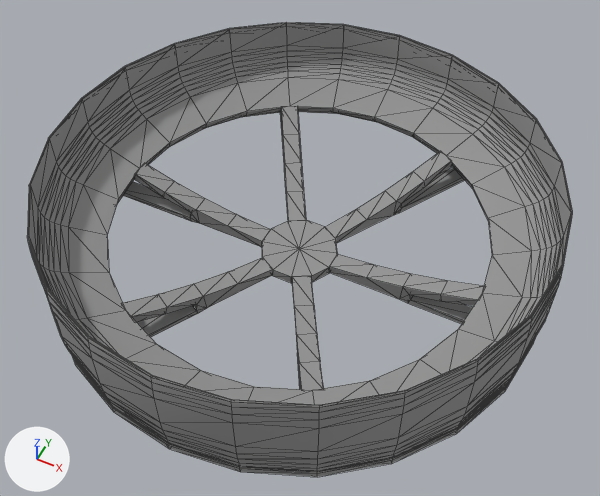
The COLLADA model Unity/Assets/Parts/CommandPodHeatShield/CommandPodHeatShieldShroud.DAE, before and after one commit.
Before and after are seen from a 50 mm camera at (1.29, -2.57, 2.96) aimed at (0.05, -0.1, -0.13). Every picture has the same lights, and +X, +Y and +Z are marked at lower left. Mesh edges are drawn as thin lines. Where no turn or scale is listed for an object, it has been applied to the vertices.

In view in the first picture: 'Shroud', 'ShroudHub', 'ShroudStrut001', 'ShroudStrut002', 'ShroudStrut003', 'ShroudStrut004', 'ShroudStrut005', 'ShroudStrut006'.
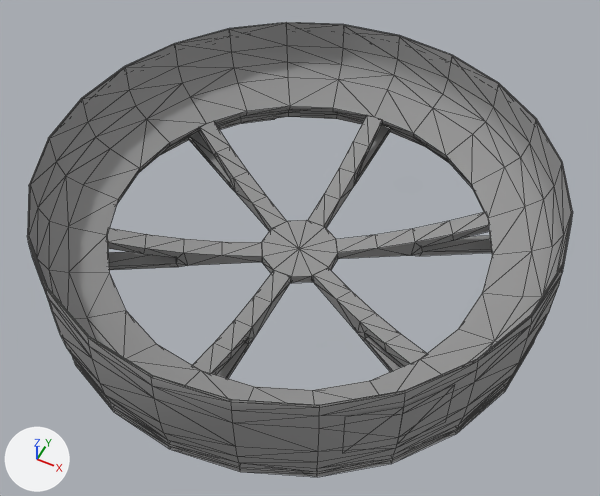
Boxes (x1, y1, x2, y2) around the edits, measured in the pictures (600 x 496 px; the box of a moved part takes in the faces that stretch with it):
'ShroudStrut005', turned: before (123, 257, 273, 337); after (313, 268, 427, 372)
'ShroudStrut004', turned: before (123, 164, 271, 247); after (193, 270, 291, 378)
'ShroudStrut001', turned: before (329, 254, 484, 324); after (308, 116, 390, 228)
'ShroudStrut002', turned: before (325, 152, 464, 243); after (189, 122, 287, 231)
'ShroudStrut006', turned: before (292, 276, 324, 390); after (336, 212, 492, 259)
'ShroudStrut003', turned: before (280, 106, 306, 221); after (107, 228, 262, 270)
part 1 of me_shroudmesh, moved or reshaped: before (27, 46, 573, 473); after (27, 110, 571, 473)
'ShroudFlag', unchanged, uncovered by the edit: after (343, 384, 455, 453)

The edits, one by one:
me_shroudmesh is used by ob_shroud; location (0.0, 0.0, 0.0).
me_shroudmesh had 720 vertices, 1440 faces and spanned x -1.27..1.27, y -1.27..1.27, z -0.3..0.28.
me_shroudmesh now has 624 vertices, 1248 faces and spans x -1.27..1.27, y -1.27..1.27, z -0.34..0.28.
me_shroudmesh part 1: 19 vertices moved within x -1.17..1.17, y -1.13..1.17, z -0.3..-0.26; 314 vertices removed from x -1.26..1.26, y -1.26..1.26, z -0.3..0.24; 218 vertices added at x -1.26..1.26, y -1.26..1.26, z -0.34..0.22.
Object 'ShroudStrut001' (ob_shroudstrut001) turns from (0, 0, 0) to (0, 0, 90) degrees about x, y and z.
Object 'ShroudStrut002' (ob_shroudstrut002) turns from (0, 0, 60) to (0, 0, 150) degrees about x, y and z.
Object 'ShroudStrut003' (ob_shroudstrut003) turns from (0, 0, 120) to (0, 0, -150) degrees about x, y and z.
Object 'ShroudStrut004' (ob_shroudstrut004) turns from (0, 0, 180) to (0, 0, -90) degrees about x, y and z.
Object 'ShroudStrut005' (ob_shroudstrut005) turns from (0, 0, -120) to (0, 0, -30) degrees about x, y and z.
Object 'ShroudStrut006' (ob_shroudstrut006) turns from (0, 0, -60) to (0, 0, 30) degrees about x, y and z.
